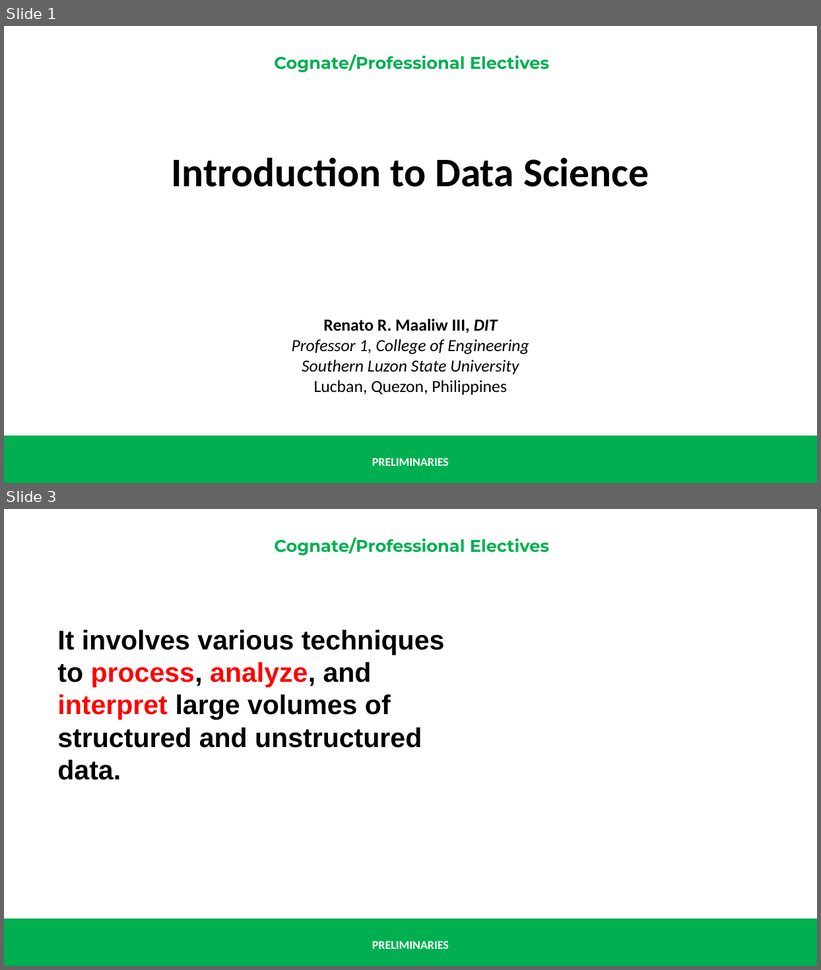
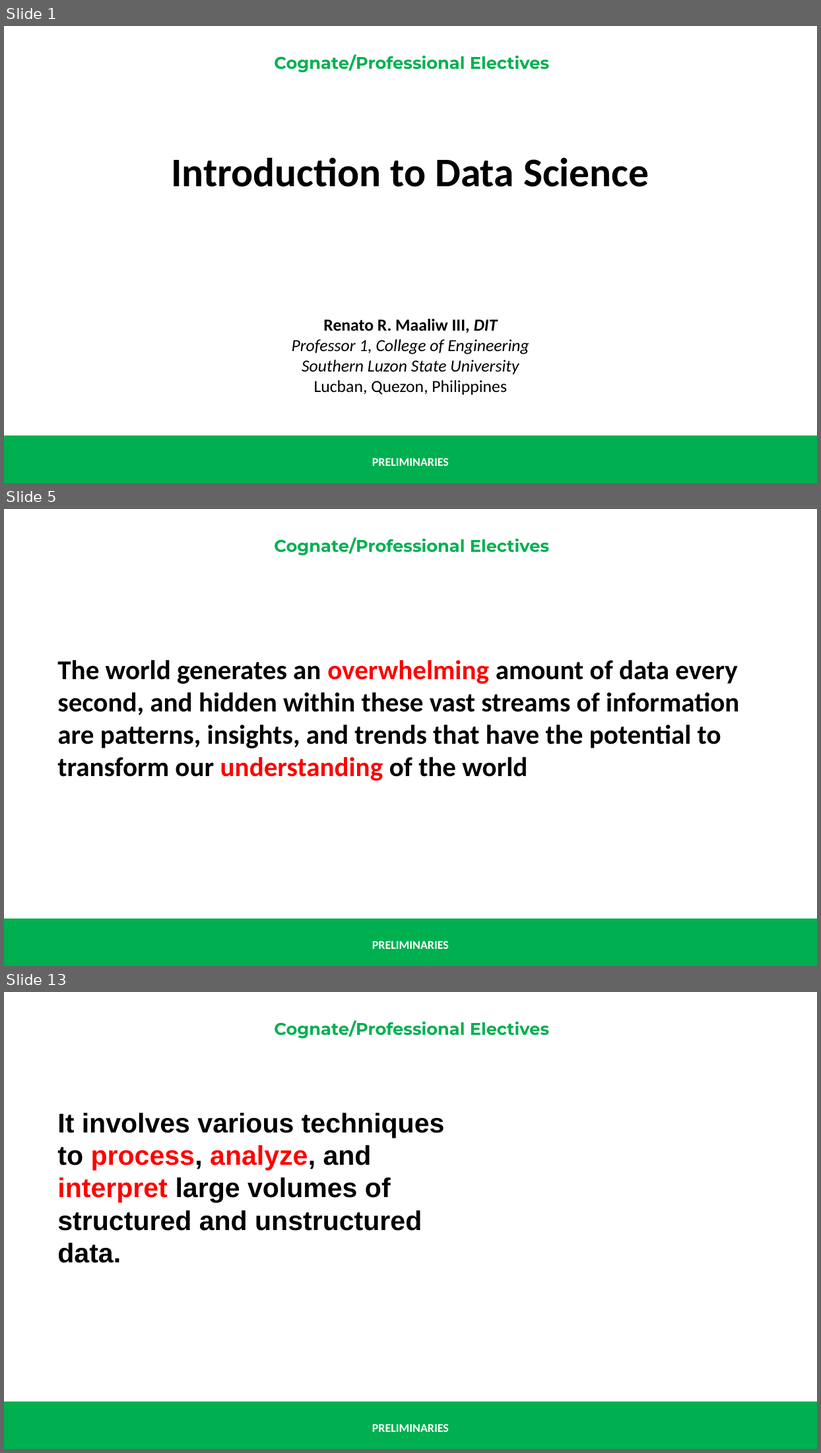
Before and after one commit to renatomaaliw3/public_files, a slide deck: CPE Electives (1 - 3)/01. Lectures Notebook/00. Presentations & Text Books/01. Electives 1 to 3/00. Preliminaries.pptx. Shown one above the other, each under a label of ours: slides 1 and 3 before the commit, slides 1, 5 and 13 after it; the slides between them are not shown. The pictures are 821x970 and 821x1453 pixels, drawn with LibreOffice and Linux fonts; fonts in the diff are those of the drawing. Boxes give left, top, right and bottom in pixels: in the first picture for what was removed or moved away, otherwise in the second. Text is boxed around its words. In the diff, an @@ line names an element or a change of style, - is before the commit and + after.

```diff
--- a/CPE Electives (1 - 3)/01. Lectures Notebook/00. Presentations & Text Books/01. Electives 1 to 3/00. Preliminaries.pptx
+++ b/CPE Electives (1 - 3)/01. Lectures Notebook/00. Presentations & Text Books/01. Electives 1 to 3/00. Preliminaries.pptx
@@ slide 5 added at <box>4,509,817,966</box>, background #FFFFFF; not listed: 3 template elements that a slide beside it also shows @@
@@ text added at <box>57,660,739,781</box>, 32 pt, text #000000, bold @@
+The world generates an overwhelming amount of data every second, and hidden within these vast streams of information are patterns, insights, and trends that have the potential to transform our understanding of the world
@@ what was slide 3 is now slide 13 @@
```
Also in this commit, not shown: 3 slides changed, 9 other slides added, 1 other file.
